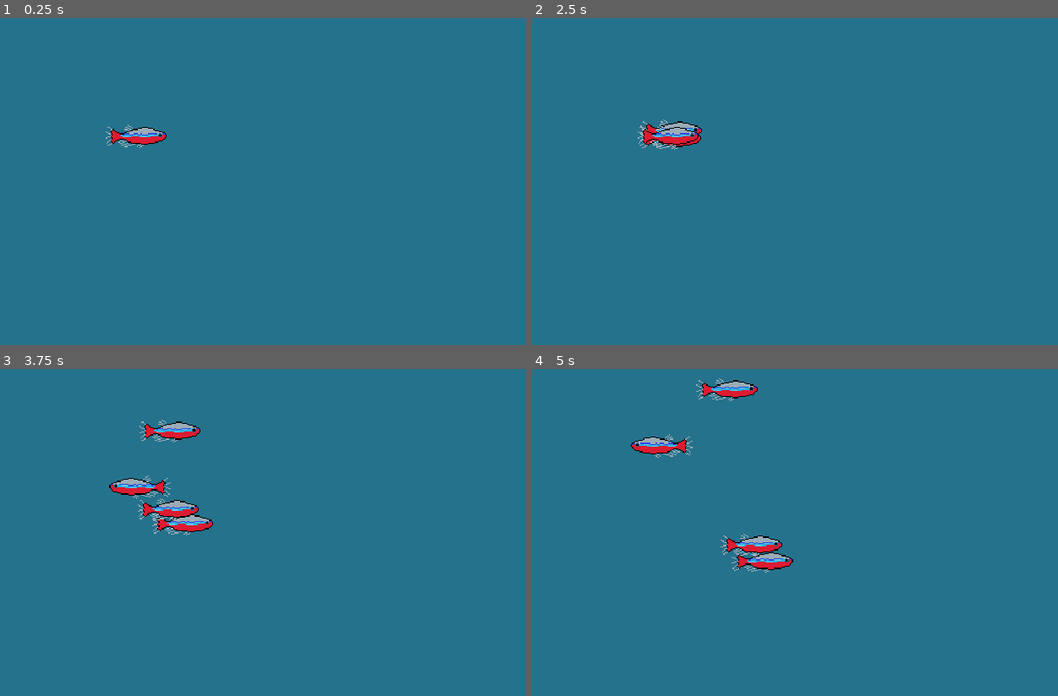
Above: before the commit, frames 1-4 (two rows, left to right).
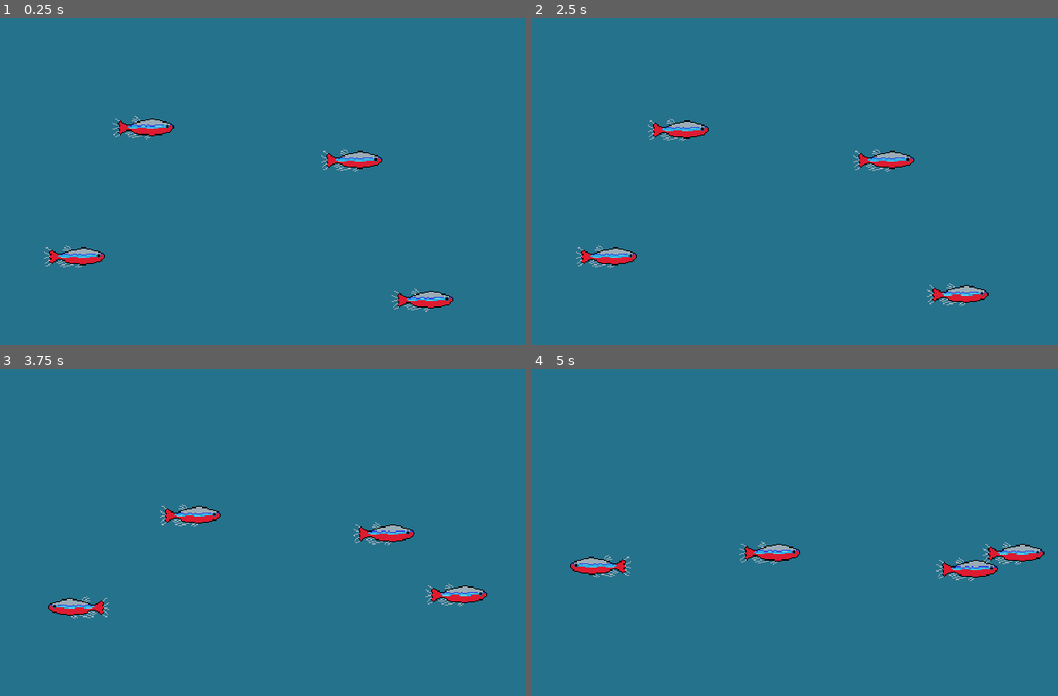
Above: after the commit, the same moments.

Repository: MrSquigy/Tank
Game: Godot game, scene res://scenes/Tank.tscn
Two runs of this game, one before a commit and one after it. Both use one fixed random seed, a clock stepped at 60 frames per second and the inputs below.
Inputs:
- Up to frame 1 (0.25 s): no input
- Up to frame 2 (2.5 s): tap Enter at 0.5, 2 s; tap Space at 1.25 s
- Up to frame 3 (3.75 s): no input
- Up to frame 4 (5 s): no input

The runs differ from the first frame. In frame 1, 2.0% of the frame differs, in the area x 8-87%, y 29-90%; in frame 2, 2.1%; in frame 3, 3.2%; in frame 4, 3.2%, in the area x 7-98%, y 2-65%.

Commit message:
fix: sometimes move timer didn't restart after fall

Diff:
--- a/scenes/Tank.tscn
+++ b/scenes/Tank.tscn
@@ -16,16 +16,16 @@
 [node name="Fish" type="Node2D" parent="."]
 
 [node name="Neon" parent="Fish" instance=ExtResource( 1 )]
-position = Vector2( 193, 112 )
+position = Vector2( 200, 104 )
 
 [node name="Neon2" parent="Fish" instance=ExtResource( 1 )]
-position = Vector2( 193, 112 )
+position = Vector2( 464, 267 )
 
 [node name="Neon3" parent="Fish" instance=ExtResource( 1 )]
-position = Vector2( 193, 112 )
+position = Vector2( 135, 226 )
 
 [node name="Neon4" parent="Fish" instance=ExtResource( 1 )]
-position = Vector2( 193, 112 )
+position = Vector2( 397, 135 )
 
 [node name="WaterLevel" type="Area2D" parent="."]
 position = Vector2( 320, -10 )
--- a/scripts/Fish.gd
+++ b/scripts/Fish.gd
@@ -56,10 +56,8 @@
 	if position.y - 15 >= 0:
 		state = WANDER
 		moving = false
-		moveTimer.paused = false
 
 func jump() -> void:
-	moveTimer.paused = true
 	state = FALL
 
 func check_bounds() -> bool:
